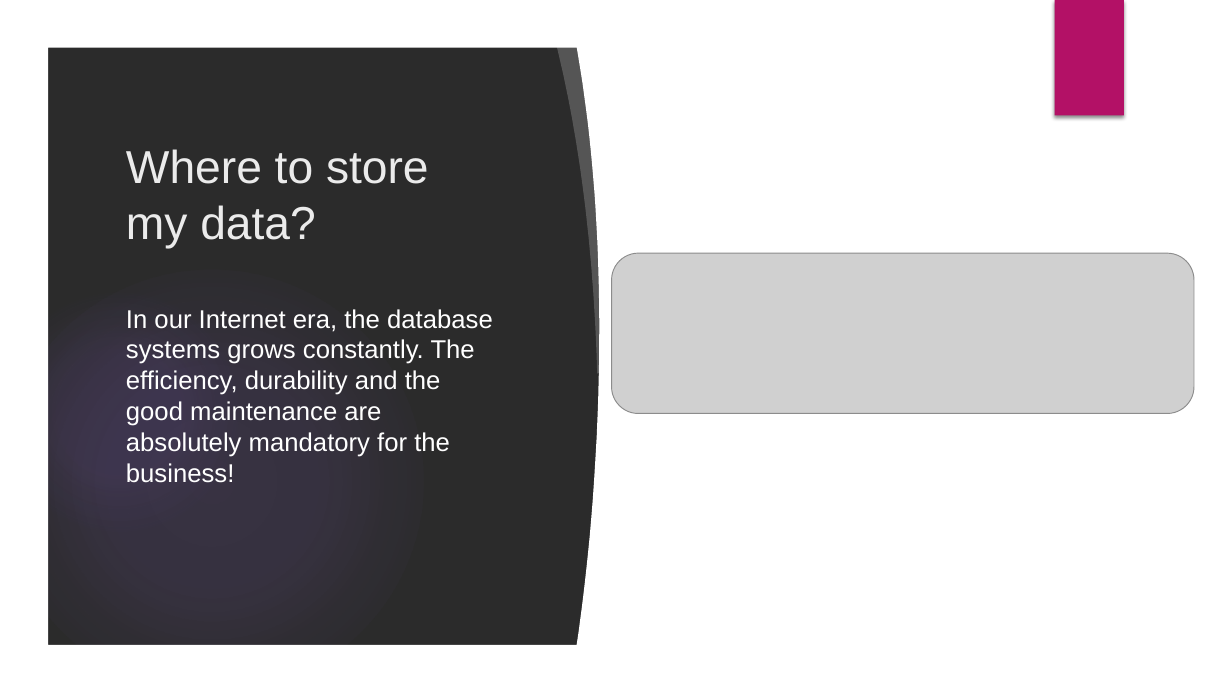
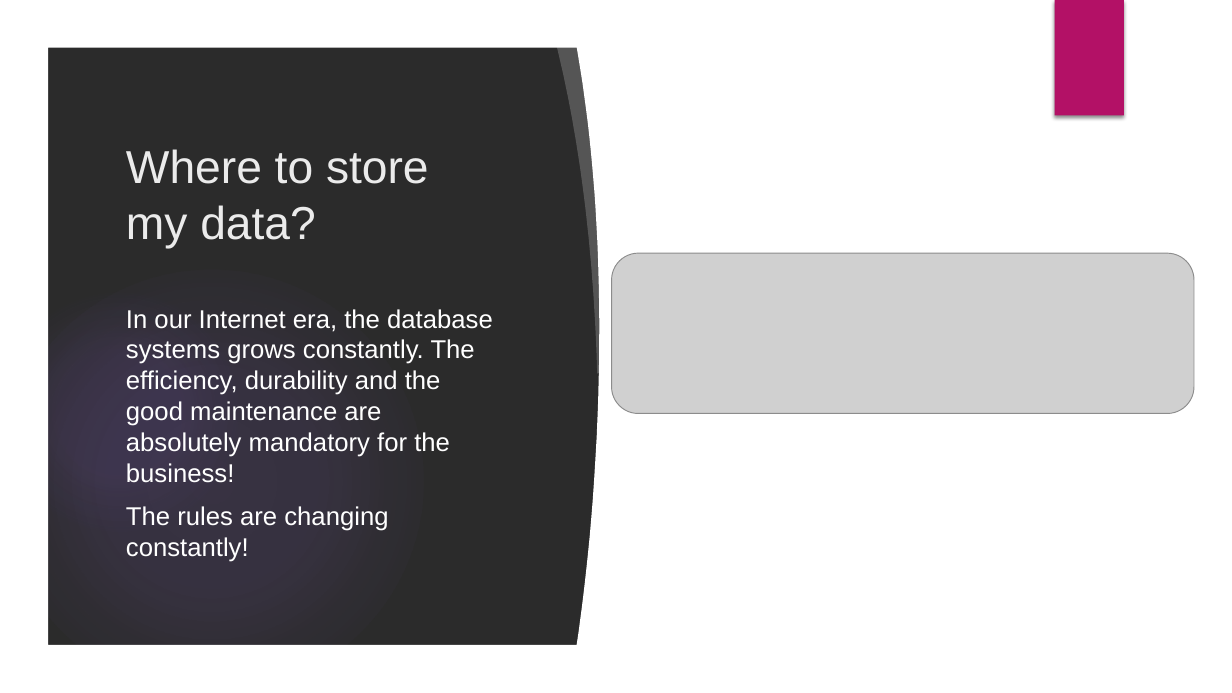
Before and after one commit to velizar92/TSK_Presentations, a slide deck: slide 6 of Databases_and_EntityFrameworkCore.pptx. Drawn at 1232x693 pixels with LibreOffice and Linux fonts; fonts in the diff are those of the drawing; grey boxes stand for pictures; background and template pictures are left out; a plain dark background stands for a picture behind light text. Boxes give left, top, right and bottom in pixels: in the first picture for what was removed or moved away, otherwise in the second. Text is boxed around its words. In the diff, an @@ line names an element or a change of style, - is before the commit and + after.

```diff
--- a/Databases_and_EntityFrameworkCore.pptx
+++ b/Databases_and_EntityFrameworkCore.pptx
@@ text at [126,506,388,562]: paragraph added @@
+The rules are changing constantly!
```
Also in this commit, not shown: 3 other slides changed, 5 slides added.
